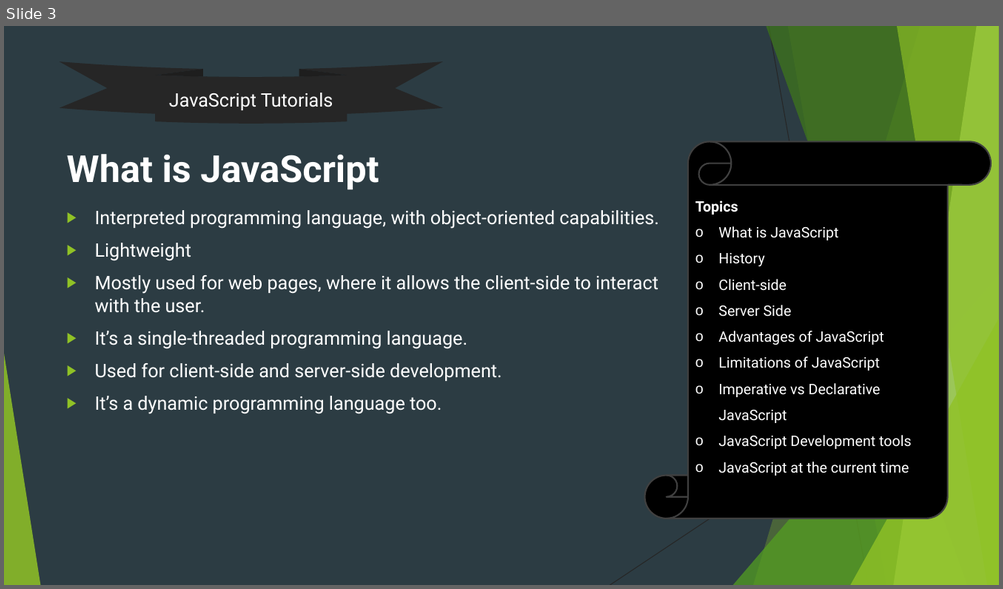
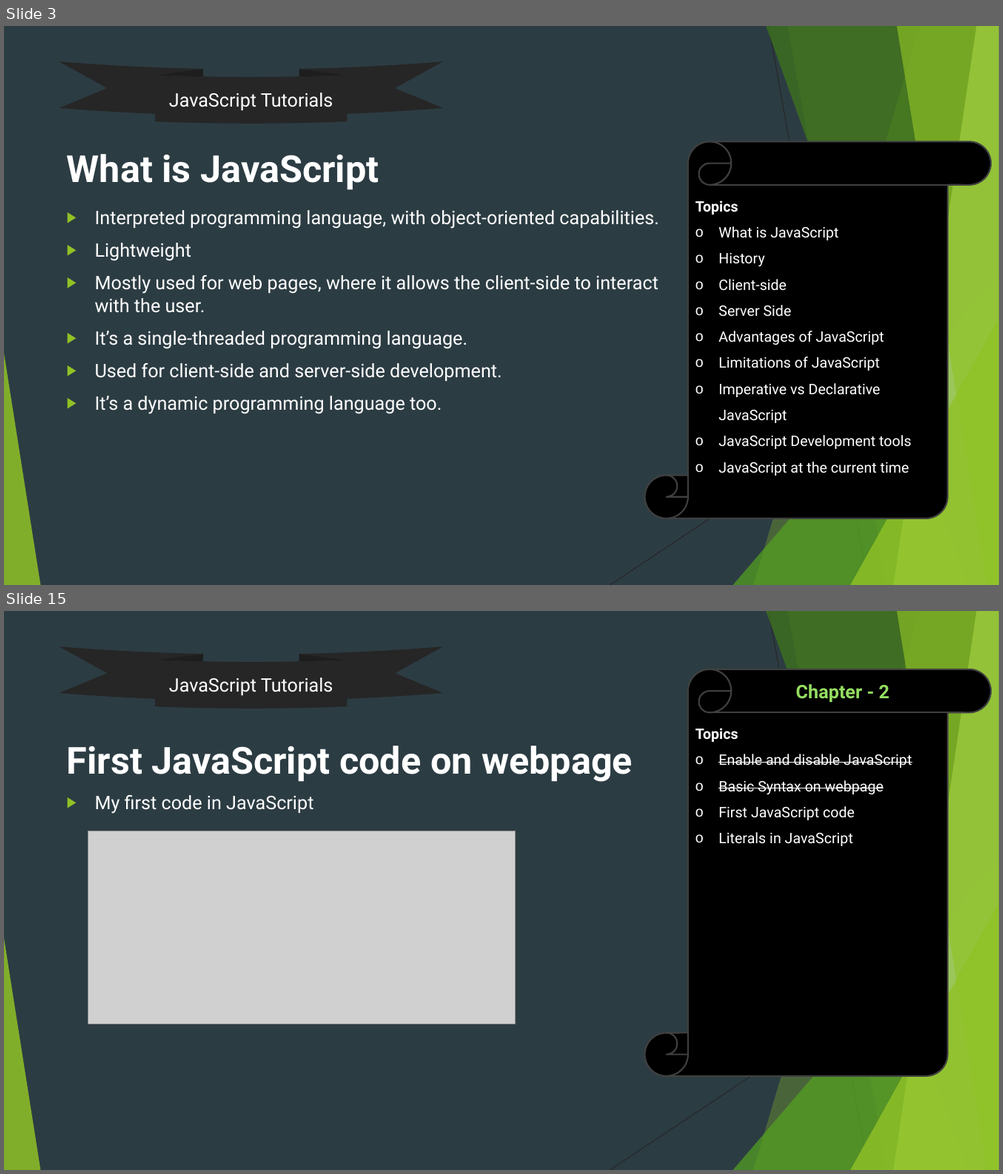
Before and after one commit to uidhtml/javascript-tutorials, a slide deck: Javascript Tutorials.pptx. Shown one above the other, each under a label of ours: slide 3 before the commit, slides 3 and 15 after it; the slides between them are not shown. The pictures are 1003x589 and 1003x1174 pixels, drawn with LibreOffice and Linux fonts; fonts in the diff are those of the drawing; grey boxes stand for pictures. Boxes give left, top, right and bottom in pixels: in the first picture for what was removed or moved away, otherwise in the second. Text is boxed around its words. In the diff, an @@ line names an element or a change of style, - is before the commit and + after.

Commit message:
Updated ppt file till chapter 4

```diff
--- a/Javascript Tutorials.pptx
+++ b/Javascript Tutorials.pptx
@@ slide 15 added at (4,611,999,1170), background #2C3C43; not listed: 10 template elements that a slide beside it also shows @@
@@ ellipse ribbon added at (60,647,443,709), fill #262626, 18 pt, text #FFFFFF @@
+JavaScript Tutorials
@@ vertical scroll added at (645,669,991,1076), fill #000000, outline #404040 1.5 pt, 14 pt, text #FFFFFF, strikethrough @@
+Topics
+o Enable and disable JavaScript
+o Basic Syntax on webpage
+o First JavaScript code
+o Literals in JavaScript
@@ text added at (796,684,889,702), 18 pt, text #94DE61, bold @@
+Chapter - 2
@@ title added at (67,746,632,782), 36 pt, text #FFFFFF, bold @@
+First JavaScript code on webpage
@@ text added at (95,795,313,814), 18 pt, text #FFFFFF @@
+▶ My first code in JavaScript
@@ picture added at (88,831,515,1024) @@
```
Also in this commit, not shown: 9 slides changed, 8 other slides added.
